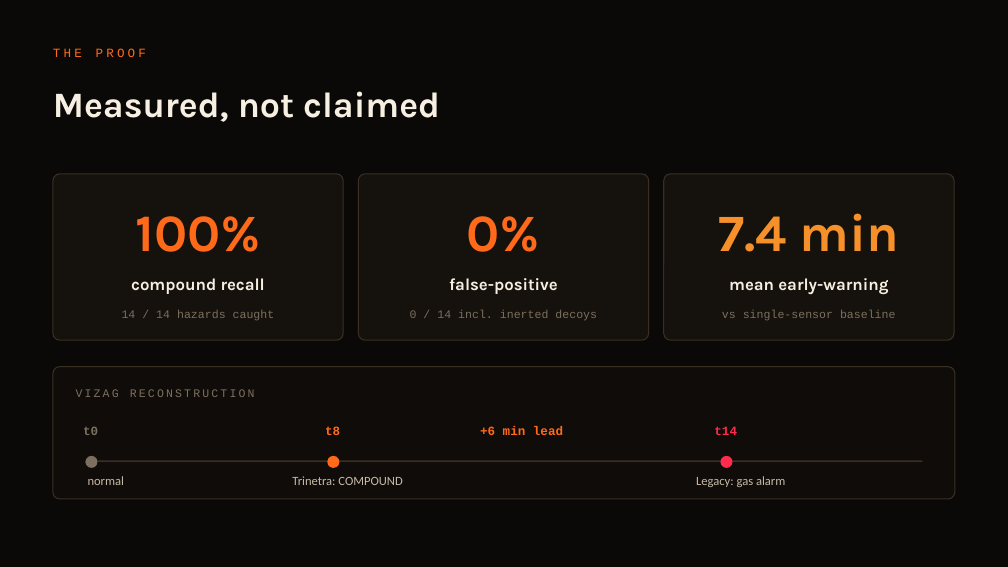
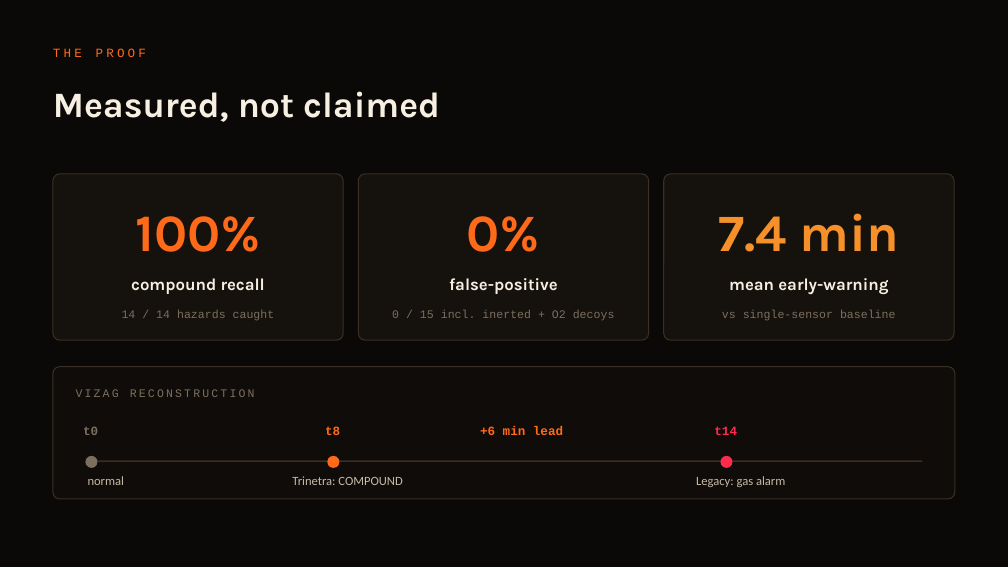
Before and after one commit to SaudSatopay/trinetra, a slide deck: slide 10 of docs/Trinetra_Deck.pptx. Drawn at 1008x567 pixels with LibreOffice and Linux fonts; fonts in the diff are those of the drawing. Boxes give left, top, right and bottom in pixels: in the first picture for what was removed or moved away, otherwise in the second. Text is boxed around its words. In the diff, an @@ line names an element or a change of style, - is before the commit and + after.

```diff
--- a/docs/Trinetra_Deck.pptx
+++ b/docs/Trinetra_Deck.pptx
@@ text at (x1=392, y1=310, x2=615, y2=320): text changed @@
-0 / 14 incl. inerted decoys
+0 / 15 incl. inerted + O2 decoys
```
Also in this commit, not shown: 1 other slide changed, 6 other files.
